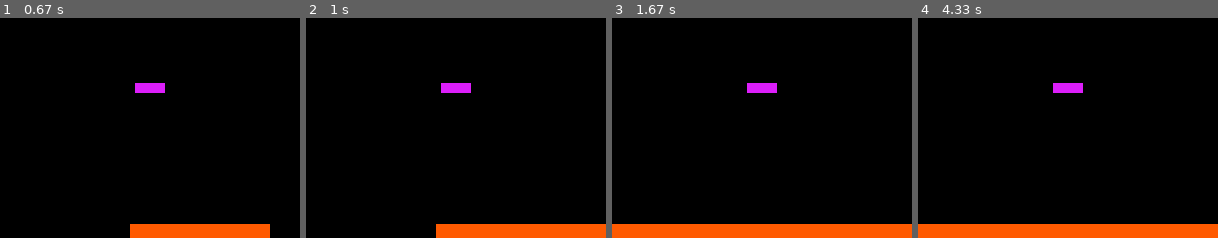
Above: before the commit, frames 1-4 (left to right).
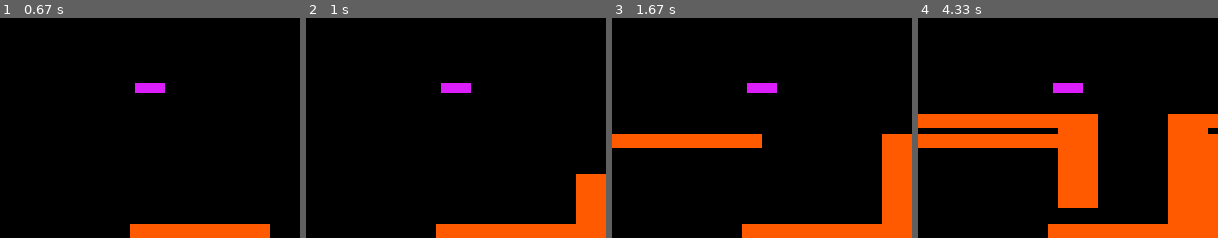
Above: after the commit, the same moments.

Repository: MrLock9/Lock-pygame
Game: pygame game, started from wriggler v7.py
The game is run twice, just before and just after one commit, with the same random seed, the same clock (stepped at 60 frames per second) and the same inputs.
Inputs:
- Up to frame 1 (0.67 s): hold Right from 0.33 s (still down)
- Up to frame 2 (1 s): release Right at 0.8 s; hold Up from 0.83 s (still down)
- Up to frame 3 (1.67 s): release Up at 1.13 s; hold Right 1.17-1.63 s
- Up to frame 4 (4.33 s): hold Left 1.67-2.2 s; hold Down 2.23-2.53 s; hold Up 3-3.37 s; hold Right 3.4-4.03 s; hold Down from 4.07 s (still down)

Frame 1 is identical in both runs. In frame 2, 2.3% of the frame differs, in the area x 90-100%, y 70-94%; in frame 3, 10%; in frame 4, 23%, in the area x 0-100%, y 43-100%.

Commit message:
Wrote some code for the brick drawing

Diff:
--- /dev/null
+++ b/tutorial code/constants.py
@@ -0,0 +1,131 @@
+import math
+import pygame
+
+# Define some colors
+black = (0, 0, 0)
+white = (255, 255, 255)
+blue = (0, 0, 255)
+
+# Size of break-out blocks
+block_width = 23
+block_height = 15
+
+class Block(pygame.sprite.Sprite):
+    def __init__(self, color, x, y):
+        super().__init__()
+        self.image = pygame.Surface([block_width, block_height])
+        self.image.fill(color)
+        self.rect = self.image.get_rect()
+        self.rect.x = x
+        self.rect.y = y
+
+class Ball(pygame.sprite.Sprite):
+    speed = 10.0
+    x = 0.0
+    y = 180.0
+    direction = 200
+    width = 10
+    height = 10
+
+    def __init__(self):
+        super().__init__()
+        self.image = pygame.Surface([self.width, self.height])
+        self.image.fill(white)
+        self.rect = self.image.get_rect()
+        self.screenheight = pygame.display.get_surface().get_height()
+        self.screenwidth = pygame.display.get_surface().get_width()
+
+    def bounce(self, diff):
+        self.direction = (180 - self.direction) % 360
+        self.direction -= diff
+
+    def update(self):
+        direction_radians = math.radians(self.direction)
+        self.x += self.speed * math.sin(direction_radians)
+        self.y -= self.speed * math.cos(direction_radians)
+        self.rect.x = self.x
+        self.rect.y = self.y
+
+        if self.y <= 0:
+            self.bounce(0)
+            self.y = 1
+
+        if self.x <= 0:
+            self.direction = (360 - self.direction) % 360
+            self.x = 1
+
+        if self.x > self.screenwidth - self.width:
+            self.direction = (360 - self.direction) % 360
+            self.x = self.screenwidth - self.width - 1
+
+        if self.y > 600:
+            return True
+        else:
+            return False
+
+class Player(pygame.sprite.Sprite):
+    def __init__(self):
+        super().__init__()
+        self.width = 75
+        self.height = 15
+        self.image = pygame.Surface([self.width, self.height])
+        self.image.fill(white)
+        self.rect = self.image.get_rect()
+        self.screenheight = pygame.display.get_surface().get_height()
+        self.screenwidth = pygame.display.get_surface().get_width()
+        self.rect.x = 0
+        self.rect.y = self.screenheight - self.height
+
+    def update(self):
+        pos = pygame.mouse.get_pos()
+        self.rect.x = pos[0]
+        if self.rect.x > self.screenwidth - self.width:
+            self.rect.x = self.screenwidth - self.width
+
+pygame.init()
+screen = pygame.display.set_mode([800, 600])
+pygame.display.set_caption('Breakout')
+pygame.mouse.set_visible(0)
+font = pygame.font.Font(None, 36)
+background = pygame.Surface(screen.get_size())
+blocks = pygame.sprite.Group()
+balls = pygame.sprite.Group()
+allsprites = pygame.sprite.Group()
+player = Player()
+allsprites.add(player)
+ball = Ball()
+allsprites.add(ball)
+balls.add(ball)
+top = 80
+blockcount = 32
+
+for row in range(5):
+    for column in range(0, blockcount):
+        block = Block(blue, column * (block_width + 2) + 1, top)
+        blocks.add(block)
+        allsprites.add(block)
+    top += block_height + 2
+
+clock = pygame.time.Clock()
+game_over = False
+exit_program = False
+
+while not exit_program:
+    clock.tick(30)
+    screen.fill(black)
+
+    for event in pygame.event.get():
+        if event.type == pygame.QUIT:
+            exit_program = True
+
+    if not game_over:
+        player.update()
+        game_over = ball.update()
+
+    if game_over:
+        text = font.render("Game Over", True, white)
+        textpos = text.get_rect(centerx=background.get_width()/2)
+        textpos.top = 300
+        screen.blit(text, textpos)
+
+    if pygame.sprite```
--- /dev/null
+++ b/tutorial code/game.py
@@ -0,0 +1,226 @@
+							#####################
+							### BREAKOUT GAME ###
+							#####################
+
+"""
+	"Breakout" is an arcade game developed and published by Atari, Inc.
+It was conceptualized by Nolan Bushnell and Steve Bristow, influenced
+by the 1972 Atari arcade game Pong, and built by Steve Wozniak aided
+by Steve Jobs.
+
+	In the game, a layer of bricks lines the top third of the screen. A
+ball travels across the screen, bouncing off the top and side walls of the
+screen. When a brick is hit, the ball bounces away and the brick is destroyed.
+The player loses a turn when the ball touches the bottom of the screen. To
+prevent this from happening, the player has a movable paddle to bounce the
+ball upward, keeping it in play.
+
+	This is the main part of the game. In order to play the game you should
+run this file.
+
+	Pygame module is the most important part of this project. Before running
+the project make sure that you have installed that module. You can download
+the module from this website: http://www.lfd.uci.edu/~gohlke/pythonlibs/#pygame
+Installing the module is easy and does not require any specific knowledge.
+"""
+								#################
+								### CONSTANTS ###
+								#################
+
+"""
+	"Breakout" is an arcade game developed and published by Atari, Inc.
+It was conceptualized by Nolan Bushnell and Steve Bristow, influenced
+by the 1972 Atari arcade game Pong, and built by Steve Wozniak aided
+by Steve Jobs.
+
+	In the game, a layer of bricks lines the top third of the screen. A
+ball travels across the screen, bouncing off the top and side walls of the
+screen. When a brick is hit, the ball bounces away and the brick is destroyed.
+The player loses a turn when the ball touches the bottom of the screen. To
+prevent this from happening, the player has a movable paddle to bounce the
+ball upward, keeping it in play.
+
+	This is the firt part of the game where you can find all Constant variables
+used for the game. We choose those values without any specific purposes and most
+of them are just a result of design preferences. You can check the alternative
+design option just by changing their values.
+
+	Pygame module is the most important part of this project. Before running
+the project make sure that you have installed that module. You can download
+the module from this website: http://www.lfd.uci.edu/~gohlke/pythonlibs/#pygame
+Installing the module is easy and does not require any specific knowledge.
+"""
+
+import sys
+import math
+import pygame
+
+# Constant for determining the screen size.
+
+SIZE_OF_THE_SCREEN = 640, 480
+
+# Dimensions of the Object
+
+HEIGHT_OF_BRICK  = 15
+WIDTH_OF_BRICK   = 60
+
+HEIGH_OF_PADDLE = 12
+PADDLE_WIDTH  = 60
+
+BALL_DIAMETER = 16
+BALL_RADIUS   = BALL_DIAMETER // 2
+
+# X coordinate for Paddle
+MAX_PADDLE_X = SIZE_OF_THE_SCREEN[0] - PADDLE_WIDTH
+
+MAX_BALL_X   = SIZE_OF_THE_SCREEN[0] - BALL_DIAMETER
+MAX_BALL_Y   = SIZE_OF_THE_SCREEN[1] - BALL_DIAMETER
+
+# Y coordinate for Paddle
+PADDLE_Y = SIZE_OF_THE_SCREEN[1] - HEIGH_OF_PADDLE - 10
+
+
+# Color constants
+BLACK = (0, 0, 0)
+WHITE = (255, 255, 255)
+BLUE  = (0, 0, 255)
+COLOR_OF_BRICK = (255, 0, 0)
+
+# State constants
+STATE_BALL_IN_PADDLE = 0
+STATE_PLAYING = 1
+STATE_WON = 2
+STATE_GAME_OVER = 3
+
+pygame.init()
+
+class Breakout:
+    def __init__(self):
+        """ Introdcutory parameters. """
+        pygame.init() # Calling pygame module
+        self.screen = pygame.display.set_mode(SIZE_OF_THE_SCREEN)
+        pygame.display.set_caption("BREAKOUT")
+        self.clock = pygame.time.Clock()
+        if pygame.font:
+            self.font = pygame.font.Font(None,30)
+        else:
+            self.font = None
+        self.init_game()
+    def init_game(self):
+        """ Initialize the game. """
+        self.lives = 3
+        self.score = 0
+        self.state = STATE_BALL_IN_PADDLE
+        self.paddle   = pygame.Rect(300, PADDLE_Y,PADDLE_WIDTH, HEIGH_OF_PADDLE)
+        self.ball     = pygame.Rect(300,PADDLE_Y - BALL_DIAMETER,BALL_DIAMETER,BALL_DIAMETER)
+        self.ball_vel = [3,-3]
+        self.create_bricks()
+
+    def create_bricks(self):
+        y_ofs = 35
+        self.bricks = []
+        for i in range(7):
+            x_ofs = 35
+            for j in range(8):
+                self.bricks.append(pygame.Rect(x_ofs,y_ofs,WIDTH_OF_BRICK,HEIGHT_OF_BRICK))
+                x_ofs += WIDTH_OF_BRICK + 10
+            y_ofs += HEIGHT_OF_BRICK + 5
+
+    def draw_bricks(self):
+        for brick in self.bricks:
+            pygame.draw.rect(self.screen, COLOR_OF_BRICK, brick)
+
+    def check_input(self):
+        keys = pygame.key.get_pressed()
+        if keys[pygame.K_LEFT]:
+            self.paddle.left -= 10
+            if self.paddle.left < 0:
+                self.paddle.left = 0
+        if keys[pygame.K_RIGHT]:
+            self.paddle.left += 10
+            if self.paddle.left > MAX_PADDLE_X:
+                self.paddle.left = MAX_PADDLE_X
+        if keys[pygame.K_SPACE] and self.state == STATE_BALL_IN_PADDLE:
+            self.ball_vel = [5,-5]
+            self.state = STATE_PLAYING
+        elif keys[pygame.K_RETURN] and (self.state == STATE_GAME_OVER or self.state == STATE_WON):
+            self.init_game()
+
+    def move_ball(self):
+        self.ball.left += self.ball_vel[0]
+        self.ball.top  += self.ball_vel[1]
+        if self.ball.left <= 0:
+            self.ball.left = 0
+            self.ball_vel[0] = -self.ball_vel[0]
+        elif self.ball.left >= MAX_BALL_X:
+            self.ball.left = MAX_BALL_X
+            self.ball_vel[0] = -self.ball_vel[0]
+        if self.ball.top < 0:
+            self.ball.top = 0
+            self.ball_vel[1] = -self.ball_vel[1]
+        elif self.ball.top >= MAX_BALL_Y:
+            self.ball.top = MAX_BALL_Y
+            self.ball_vel[1] = -self.ball_vel[1]
+
+    def handle_collisions(self):
+        for brick in self.bricks:
+            if self.ball.colliderect(brick):
+                self.score += 3
+                self.ball_vel[1] = -self.ball_vel[1]
+                self.bricks.remove(brick)
+                break
+        if len(self.bricks) == 0:
+            self.state = STATE_WON
+        if self.ball.colliderect(self.paddle):
+            self.ball.top = PADDLE_Y - BALL_DIAMETER
+            self.ball_vel[1] = -self.ball_vel[1]
+        elif self.ball.top > self.paddle.top:
+            self.lives -= 1
+            if self.lives > 0:
+                self.state = STATE_BALL_IN_PADDLE
+            else:
+                self.state = STATE_GAME_OVER
+
+    def show_stats(self):
+        if self.font:
+            font_surface = self.font.render("YOUR SCORE: " + str(self.score) + " LIVES: " + str(self.lives), False, WHITE)
+            self.screen.blit(font_surface, (205,5))
+
+    def show_message(self,message):
+        if self.font:
+            size = self.font.size(message)
+            font_surface = self.font.render(message,False, WHITE)
+            x = (SIZE_OF_THE_SCREEN[0] - size[0]) / 2
+            y = (SIZE_OF_THE_SCREEN[1] - size[1]) / 2
+            self.screen.blit(font_surface, (x,y))
+
+    def run(self):
+        while 1:
+            for event in pygame.event.get():
+                if event.type == pygame.QUIT:
+                    sys.exit
+            self.clock.tick(50)
+            self.screen.fill(BLACK)
+            self.check_input()
+            if self.state == STATE_PLAYING:
+                self.move_ball()
+                self.handle_collisions()
+            elif self.state == STATE_BALL_IN_PADDLE:
+                self.ball.left = self.paddle.left + self.paddle.width / 2
+                self.ball.top  = self.paddle.top - self.ball.height
+                self.show_message("PRESS SPACE TO LAUNCH THE BALL")
+            elif self.state == STATE_GAME_OVER:
+                self.show_message("GAME OVER. PRESS ENTER TO PLAY AGAIN")
+            elif self.state == STATE_WON:
+                self.show_message("YOU WON! PRESS ENTER TO PLAY AGAIN")
+            self.draw_bricks()
+            pygame.draw.rect(self.screen, BLUE, self.paddle)
+            pygame.draw.circle(self.screen, WHITE, (self.ball.left + BALL_RADIUS, self.ball.top + BALL_RADIUS), BALL_RADIUS)
+            self.show_stats()
+            pygame.display.flip()
+    for event in pygame.event.get():
+        if event.type == pygame.QUIT:
+            pygame.quit()
+            sys.exit()
+if __name__ == "__main__":
+    Breakout().run()
--- a/wriggler v7.py
+++ b/wriggler v7.py
@@ -99,6 +99,7 @@
 
     # controls the horizontal movement of the player, change vel value outside of the loop for faster controlling
     rect.x += (keys[pygame.K_RIGHT] - keys[pygame.K_LEFT]) * player_vel
+    rect.y += (keys[pygame.K_DOWN] - keys[pygame.K_UP]) * player_vel
 
     rect.centerx = rect.centerx % window.get_width()
     rect.centery = rect.centery % window.get_height()
@@ -108,7 +109,5 @@
     pygame.draw.rect(window, (255, 90, 0), rect)
     pygame.display.flip()
 
-
-
 pygame.quit()
 exit()
--- /dev/null
+++ b/wriggler v8.py
@@ -0,0 +1,85 @@
+import pygame
+import math
+pygame.init()
+width = 512
+height = 500
+
+
+# Define constants for the colors of the bricks
+YELLOW = (255, 255, 0)
+GREEN = (0, 255, 0)
+ORANGE = (255, 165, 0)
+RED = (255, 0, 0)
+player_vel = 5
+rows = 6
+columns = 8
+
+window = pygame.display.set_mode((width, height))
+
+clock = pygame.time.Clock()
+
+# game audio system, loads audio file and loops it 100 times
+pygame.mixer.init()
+pygame.mixer.music.load('SFX/playlist.ogg')
+pygame.mixer.music.play(loops=100, fade_ms=1500)
+
+# draws player controlled platform
+player = pygame.Rect(0, 0, 40, 14)
+player.midbottom = window.get_rect().midbottom
+
+class Brick(pygame.sprite.Sprite):
+    def __init__(self, color, width, height):
+        super().__init__()
+        self.image = pygame.Surface([width, height])
+        self.image.fill(color)
+        self.rect = self.image.get_rect()
+
+
+
+#Create a list to hold the bricks
+bricks = pygame.sprite.Group()
+
+# Create the bricks and add them to the list
+for row in range(rows):
+    for column in range(columns):
+        if row < 2:
+            brick = Brick(YELLOW, 60, 20)
+        elif row < 4:
+            brick = Brick(GREEN, 60, 20)
+        elif row < 6:
+            brick = Brick(ORANGE, 60, 20)
+        else:
+            brick = Brick(RED, 60, 20)
+        brick.rect.x = column * 64
+        brick.rect.y = row * 24
+        bricks.add(brick)
+
+
+
+
+run = True
+while run:
+    # makes the game refresh 60 times per second
+    clock.tick(60)
+
+    # closes the game when closed
+    for event in pygame.event.get():
+        if event.type == pygame.QUIT:
+            run = False
+
+    keys = pygame.key.get_pressed()
+
+    # controls the horizontal movement of the player, change vel value outside of the loop for faster controlling
+    player.x += (keys[pygame.K_RIGHT] - keys[pygame.K_LEFT]) * player_vel
+
+    player.centerx = player.centerx % window.get_width()
+    player.centery = player.centery % window.get_height()
+    # Display the bricks on the screen
+    for brick in bricks:
+        window.blit(brick.image, brick.rect)
+
+    pygame.draw.rect(window, (255, 90, 0), player)
+    pygame.display.flip()
+    window.fill(0)
+pygame.quit()
+exit()
